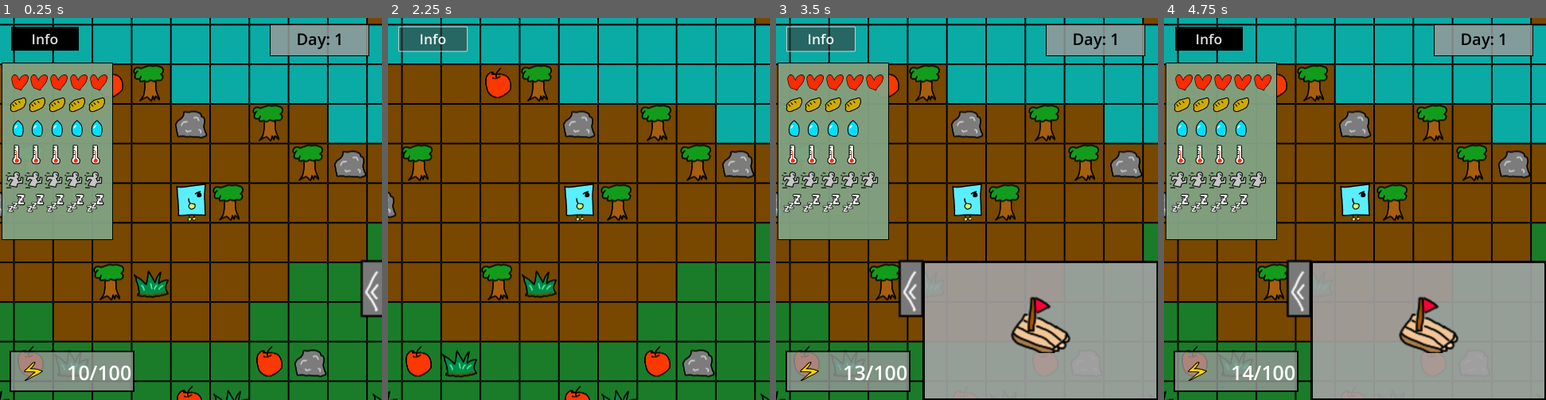
Above: before the commit, frames 1-4 (left to right).
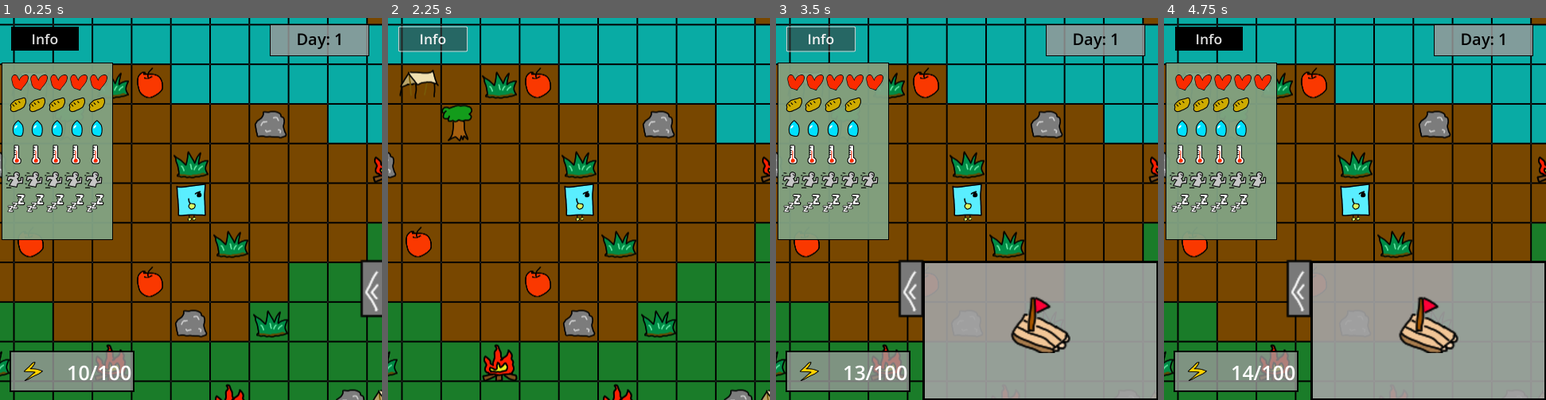
Above: after the commit, the same moments.

Repository: K16858/rl-survival
Game: Godot game, scene res://scene/main.tscn
The game is run twice, just before and just after one commit, with the same random seed, the same clock (stepped at 60 frames per second) and the same inputs.
Inputs (mouse positions are in pixels of both pictures, inside the frame that each line leads up to):
- Up to frame 1 (0.25 s): no input
- Up to frame 2 (2.25 s): click (762, 289) at 0.5 s; click (651, 323) at 1.25 s; click "Info" at 2 s
- Up to frame 3 (3.5 s): click "Info" at 2.75 s
- Up to frame 4 (4.75 s): click (1297, 289) at 3.5 s; click (1538, 289) at 4.25 s

The runs differ from the first frame. In frame 1, 8.8% of the frame differs, in the area x 0-100%, y 12-100%; in frame 2, 11%; in frame 3, 6.0%; in frame 4, 6.0%.
Error in both runs: Invalid access to property or key 'next' on a base object of type 'Nil'. (res://script/player/player.gd:53)

Commit message:
人工物を自然湧きするようにした

Diff:
--- a/godot/scene/main.gd
+++ b/godot/scene/main.gd
@@ -15,7 +15,7 @@
 const X_per_Tile = 50;
 const Y_pre_Tile = 50;
 
-const ITEM_MARGIN:int = 5;
+const ITEM_MARGIN:int = 4;
 
 #TODO 要調整
 const SECONDperDAY:float = 60;
@@ -58,8 +58,12 @@
 			if(item_margin_counter <= 0 and world_tile_array[i][l] != 3 and world_tile_array[i][l] != 4):
 				if (randf_range(0,100) >= 50):
 					item_margin_counter = ITEM_MARGIN;
-					var item_kind = randi_range(0,4);
-					change_item_layer(i,l,item_kind);
+					if(randi_range(0,3) == 1):
+						var item_kind = randi_range(6,7);
+						change_item_layer(i,l,item_kind);
+					else:
+						var item_kind = randi_range(0,4);
+						change_item_layer(i,l,item_kind);
 			else:
 				world_object_array[i][l] = 0;
 
